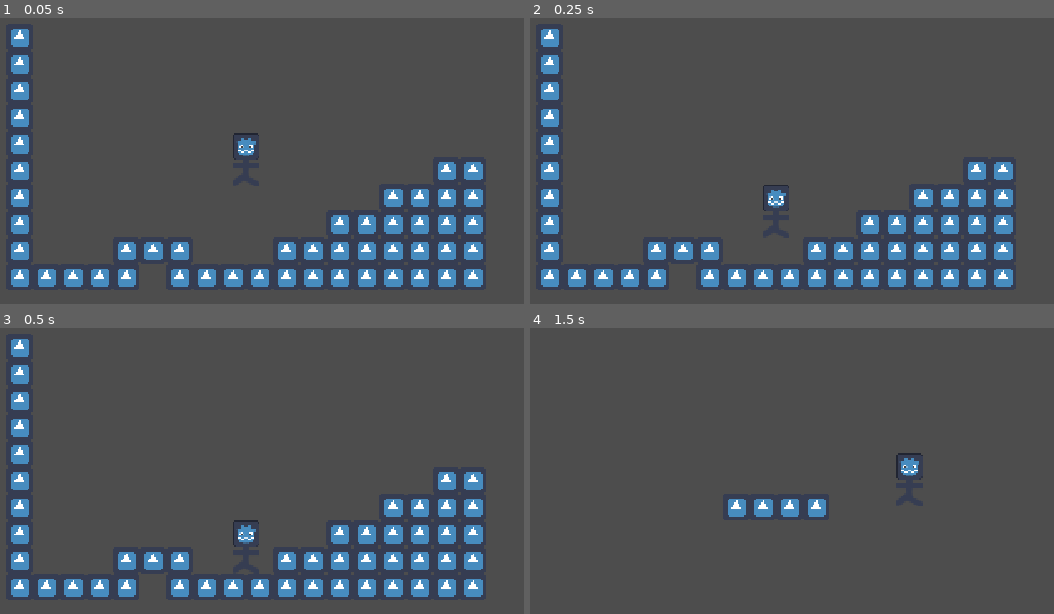
Above: before the commit, frames 1-4 (two rows, left to right).
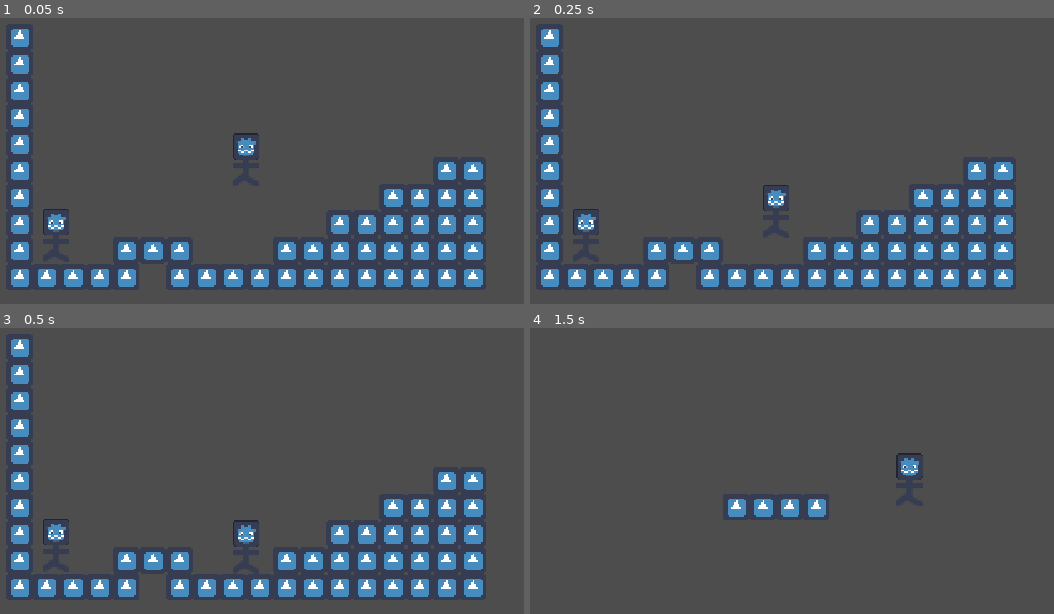
Above: after the commit, the same moments.

Repository: DISN-kolo/jesters_quest_GGJ24
Game: Godot game, scene res://Levels/Level0.tscn
Two runs of this game, one before a commit and one after it. Both use one fixed random seed, a clock stepped at 60 frames per second and the inputs below. The engine's default icon, where the game draws it, is replaced by a stand-in: a white triangle on a blue panel in a dark square.
Inputs (mouse positions are in pixels of both pictures, inside the frame that each line leads up to):
- Up to frame 1 (0.05 s): no input
- Up to frame 2 (0.25 s): no input
- Up to frame 3 (0.5 s): no input
- Up to frame 4 (1.5 s): move the mouse to (954, 445) at 0.52 s; hold Right (right) from 0.53 s (still down); click (954, 445) at 0.6 s; tap Space (jump) at 0.77 s; move the mouse to (613, 488) at 1.27 s; click (613, 488) at 1.35 s

The runs differ from the first frame. In frame 1, 0.2% of the frame differs, in the area x 8-14%, y 66-76%; in frame 2, 0.2%; in frame 3, 0.2%; in frame 4, nothing differs.

Commit message:
create goblin scene

Diff:
--- /dev/null
+++ b/Characters/goblin.gd
@@ -0,0 +1,15 @@
+extends CharacterBody2D
+
+@export var MAX_HEALTH = 3
+
+var health = MAX_HEALTH
+
+func _on_body_entered(body):
+	if body.is_in_group("arrow"):
+		body.queue_free()
+		hurt(1)
+
+func hurt(damage):
+	health -= damage
+	if (health < 1):
+		queue_free()
--- /dev/null
+++ b/Characters/goblin.tscn
@@ -0,0 +1,26 @@
+[gd_scene load_steps=5 format=3 uid="uid://dr8rh4paoovmo"]
+
+[ext_resource type="Texture2D" uid="uid://bhsue26s1vwoy" path="res://Characters/dude.png" id="1_16bs1"]
+[ext_resource type="Script" path="res://Characters/goblin.gd" id="1_xx3yk"]
+
+[sub_resource type="CapsuleShape2D" id="CapsuleShape2D_o7cxp"]
+height = 34.0
+
+[sub_resource type="CapsuleShape2D" id="CapsuleShape2D_q56do"]
+
+[node name="Goblin" type="CharacterBody2D"]
+script = ExtResource("1_xx3yk")
+
+[node name="Sprite2D" type="Sprite2D" parent="."]
+texture = ExtResource("1_16bs1")
+
+[node name="CollisionShape2D" type="CollisionShape2D" parent="."]
+visible = false
+shape = SubResource("CapsuleShape2D_o7cxp")
+
+[node name="Area2D" type="Area2D" parent="."]
+
+[node name="CollisionShape2D" type="CollisionShape2D" parent="Area2D"]
+shape = SubResource("CapsuleShape2D_q56do")
+
+[connection signal="body_entered" from="Area2D" to="." method="_on_body_entered"]
--- a/Levels/Level0.tscn
+++ b/Levels/Level0.tscn
@@ -1,9 +1,10 @@
-[gd_scene load_steps=7 format=3 uid="uid://cmpkquubl8n7u"]
+[gd_scene load_steps=8 format=3 uid="uid://cmpkquubl8n7u"]
 
-[ext_resource type="Texture2D" uid="uid://cm6tixmoekkpl" path="res://Levels/icon2.png" id="1_2m3by"]
+[ext_resource type="Texture2D" uid="uid://csoeomghf13f3" path="res://Levels/icon2.png" id="1_2m3by"]
 [ext_resource type="Script" path="res://Levels/Level0.gd" id="1_ycqfy"]
 [ext_resource type="PackedScene" uid="uid://tnn3emhw52bi" path="res://Characters/player.tscn" id="1_ygm86"]
 [ext_resource type="PackedScene" uid="uid://bnrvurb504bau" path="res://Levels/next_level.tscn" id="3_ns637"]
+[ext_resource type="PackedScene" uid="uid://dr8rh4paoovmo" path="res://Characters/goblin.tscn" id="5_p56x7"]
 
 [sub_resource type="TileSetAtlasSource" id="TileSetAtlasSource_0bp8o"]
 texture = ExtResource("1_2m3by")
@@ -31,3 +32,6 @@
 
 [node name="NextLevel" parent="." instance=ExtResource("3_ns637")]
 position = Vector2(129, -12)
+
+[node name="Goblin" parent="." instance=ExtResource("5_p56x7")]
+position = Vector2(-114, 47)
